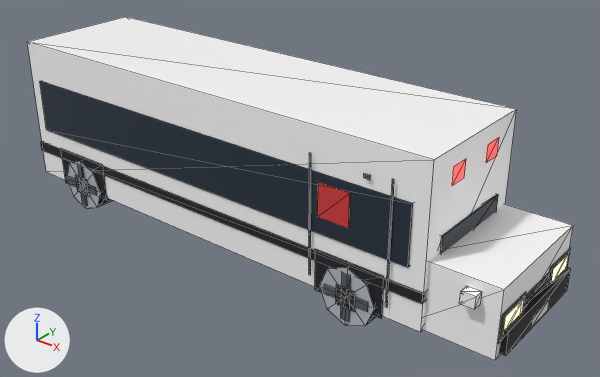
The glTF model public/models/props/bus_school.glb: old version first, new version second.
Camera for both pictures: a 50 mm camera at (0.648, -0.703, 0.526) aimed at (0.076, 0.012, 0.082). Lighting does not change. The marker at lower left points along +X, +Y and +Z. The older version comes first. Mesh edges are drawn as thin lines. Vertices at exactly the same position are counted once.

In view in the first picture: 'bus_school'.
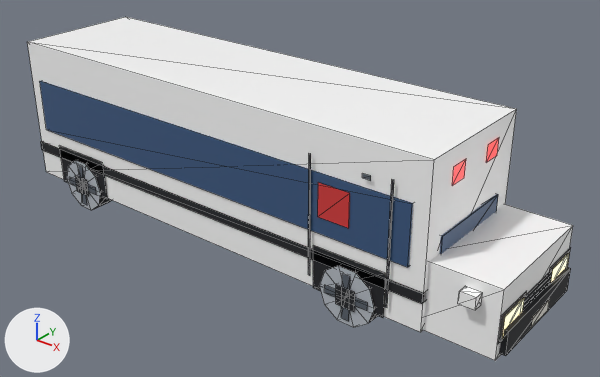
Edits to the bpy script that builds the scene:
```text
Add mat_glass_dark:
    mat_glass_dark = bpy.data.materials.new('glass_dark')
    # nodes: BsdfPrincipled, Mix, OutputMaterial, VertexColor
    # colours: blue #3d5a82, mixed with the vertex colours
Change me_bus_school:
    remove me_bus_school.from_pydata(...)  # 300 vertices, 296 faces; spans x -0.318..0.398, y -0.091..0.091, z 0.0..0.219
    add me_bus_school.from_pydata(...)  # 324 vertices, 332 faces; spans x -0.318..0.398, y -0.092..0.092, z 0.002..0.219
    me_bus_school part 1: the loose piece of 8 vertices spanning x 0.352..0.368, y -0.091..-0.079, z 0.084..0.098 is moved by (0.0, -0.001, 0.0)
    me_bus_school part 2: the loose piece of 4 vertices spanning x 0.169..0.171, y -0.088, z 0.044..0.189 is moved by (0.0, -0.001, 0.0)
    me_bus_school part 3: the loose piece of 4 vertices spanning x 0.269..0.271, y -0.088, z 0.044..0.189 is moved by (0.0, -0.001, 0.0)
    me_bus_school part 4: the loose piece of 4 vertices spanning x 0.236..0.244, y -0.088, z 0.18..0.185 is moved by (0.0, -0.001, 0.0)
    me_bus_school part 5: the loose piece of 4 vertices spanning x -0.264..-0.176, y -0.086, z 0.026..0.078 is rebuilt with 4 vertices and now spans x -0.266..-0.174, y -0.087, z 0.028..0.082
    me_bus_school part 6: the loose piece of 4 vertices spanning x 0.191..0.249, y -0.09, z 0.03..0.042 is rebuilt with 4 vertices and now spans x 0.192..0.248, y -0.09, z 0.031..0.041
    me_bus_school part 7: the loose piece of 4 vertices spanning x 0.214..0.226, y -0.09, z 0.007..0.065 is rebuilt with 4 vertices and now spans x 0.215..0.225, y -0.09, z 0.008..0.064
    me_bus_school part 8: the loose piece of 4 vertices spanning x -0.249..-0.191, y -0.09, z 0.03..0.042 is rebuilt with 4 vertices and now spans x -0.248..-0.192, y -0.09, z 0.031..0.041
    me_bus_school part 9: the loose piece of 4 vertices spanning x -0.226..-0.214, y -0.09, z 0.007..0.065 is rebuilt with 4 vertices and now spans x -0.225..-0.215, y -0.09, z 0.008..0.064
    me_bus_school part 10: the loose piece of 4 vertices spanning x 0.392, y -0.074..-0.034, z 0.053..0.078 is rebuilt with 4 vertices and now spans x 0.392, y -0.075..-0.033, z 0.053..0.078
    me_bus_school part 11: the loose piece of 4 vertices spanning x 0.392, y 0.034..0.074, z 0.053..0.078 is rebuilt with 4 vertices and now spans x 0.392, y 0.033..0.075, z 0.053..0.078
    me_bus_school part 12: the loose piece of 4 vertices spanning x 0.391, y -0.08..-0.028, z 0.049..0.082 is rebuilt with 4 vertices and now spans x 0.391, y -0.081..-0.027, z 0.049..0.082
    me_bus_school part 13: the loose piece of 4 vertices spanning x 0.391, y 0.028..0.08, z 0.049..0.082 is rebuilt with 4 vertices and now spans x 0.391, y 0.027..0.081, z 0.049..0.082
    me_bus_school part 14: the loose piece of 4 vertices spanning x 0.176..0.264, y -0.086, z 0.026..0.078 is rebuilt with 4 vertices and now spans x 0.174..0.266, y -0.087, z 0.028..0.082
    me_bus_school part 15: 8 vertices moved from x 0.195..0.245, y -0.089..-0.059, z 0.011..0.061 to x 0.191..0.249, y -0.089..-0.059, z 0.015..0.057; 4 vertices removed from x 0.22, y -0.089..-0.059, z 0.0..0.072; 8 vertices added at x 0.209..0.231, y -0.089..-0.059, z 0.002..0.07
    me_bus_school part 16: 8 vertices moved from x -0.245..-0.195, y -0.089..-0.059, z 0.011..0.061 to x -0.249..-0.191, y -0.089..-0.059, z 0.015..0.057; 4 vertices removed from x -0.22, y -0.089..-0.059, z 0.0..0.072; 8 vertices added at x -0.231..-0.209, y -0.089..-0.059, z 0.002..0.07
    me_bus_school part 17: 2 vertices moved from x 0.392, y -0.032..0.032, z 0.066 to x 0.392, y -0.032..0.032, z 0.068; 8 vertices added at x 0.392, y -0.032..0.032, z 0.062..0.075
    me_bus_school part 18: 20 faces spanning x -0.291..0.312, y -0.087..0.087, z 0.079..0.169 switch from mat_car_glass to mat_glass_dark
    other edits to the shape of me_bus_school do not show in these pictures
```

Pixel boxes (x1, y1, x2, y2) of what changed, in the pictures (600 x 377 px; the box of a moved part takes in the faces that stretch with it):
part 1 of me_bus_school, moved or reshaped: before (459, 286, 482, 310); after (458, 286, 483, 310)
part 2 of me_bus_school, moved or reshaped: before (309, 153, 311, 275); after (308, 153, 311, 275)
part 3 of me_bus_school, moved or reshaped: before (386, 179, 394, 307); after (385, 179, 394, 308)
part 4 of me_bus_school, moved or reshaped: before (364, 173, 371, 180); after (362, 173, 371, 181)
part 5 of me_bus_school, rebuilt: before (61, 149, 107, 200); after (59, 145, 107, 199)
part 6 of me_bus_school, rebuilt (7% shorter): before (324, 284, 368, 312); after (324, 285, 368, 311)
part 7 of me_bus_school, rebuilt (9% narrower): before (341, 273, 351, 322); after (341, 273, 350, 321)
part 8 of me_bus_school, rebuilt (10% shorter): before (69, 176, 97, 195); after (69, 177, 96, 194)
part 9 of me_bus_school, rebuilt (9% narrower): before (78, 166, 88, 206); after (78, 166, 87, 205)
part 10 of me_bus_school, rebuilt (9% wider, 11% taller): before (503, 298, 524, 335); after (502, 297, 525, 338)
part 11 of me_bus_school, rebuilt: (551, 254, 569, 282) in both
part 12 of me_bus_school, rebuilt (7% wider): before (499, 292, 526, 343); after (498, 291, 527, 344)
part 13 of me_bus_school, rebuilt: before (548, 249, 570, 284); after (548, 248, 571, 282)
part 14 of me_bus_school, rebuilt: before (315, 249, 384, 319); after (313, 245, 385, 318)
part 15 of me_bus_school, moved or reshaped: before (319, 267, 376, 326); after (319, 265, 377, 327)
part 16 of me_bus_school, moved or reshaped: before (67, 161, 113, 209); after (67, 160, 111, 210)
part 17 of me_bus_school, reshaped: before (524, 277, 551, 306); after (523, 272, 552, 310)
part 18 of me_bus_school, recoloured (lighter): (40, 81, 498, 267) in both
